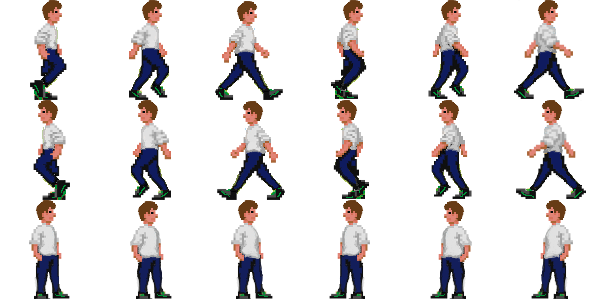
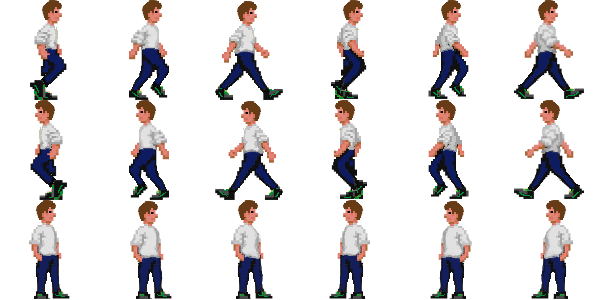
Revision of a layered 600 x 300 image; what changed, layer by layer:
painted on "3 Iddle Left" over <box>544,225,568,292</box>
painted on "2 Iddle Left" over <box>445,228,466,292</box>
painted on "1 Iddle Left" over <box>344,227,365,292</box>
painted on "3 Iddle Right" over <box>236,224,261,292</box>
painted on "2 Iddle Right" over <box>136,267,154,292</box>
painted on "1 Iddle Right" over <box>34,272,52,292</box>
painted on "6 pos copia" over <box>514,100,586,199</box>
painted on "5 pos copia" over <box>428,100,472,199</box>
painted on "4 pos copia" over <box>331,100,369,199</box>
painted on "3 pos copia" over <box>215,101,285,200</box>
painted on "2 pos copia" over <box>129,100,171,200</box>
painted on "1 pos copia" over <box>30,100,70,200</box>
painted on "6 pos" over <box>519,71,569,91</box>
painted on "5 pos" over <box>432,64,468,86</box>
painted on "4 pos" over <box>347,75,360,87</box>
painted on "3 pos" over <box>218,74,269,94</box>
painted on "2 pos" over <box>138,67,169,89</box>
painted on "1 pos" over <box>47,79,57,88</box>
